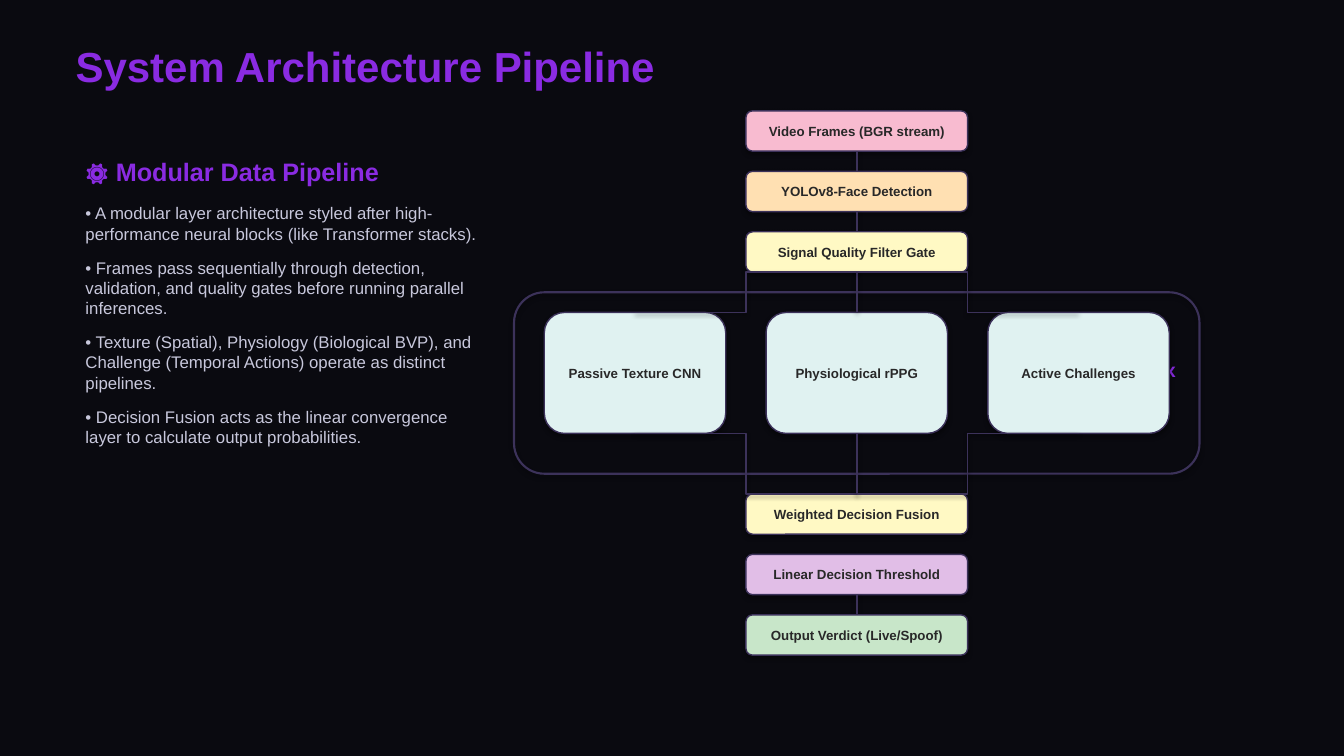
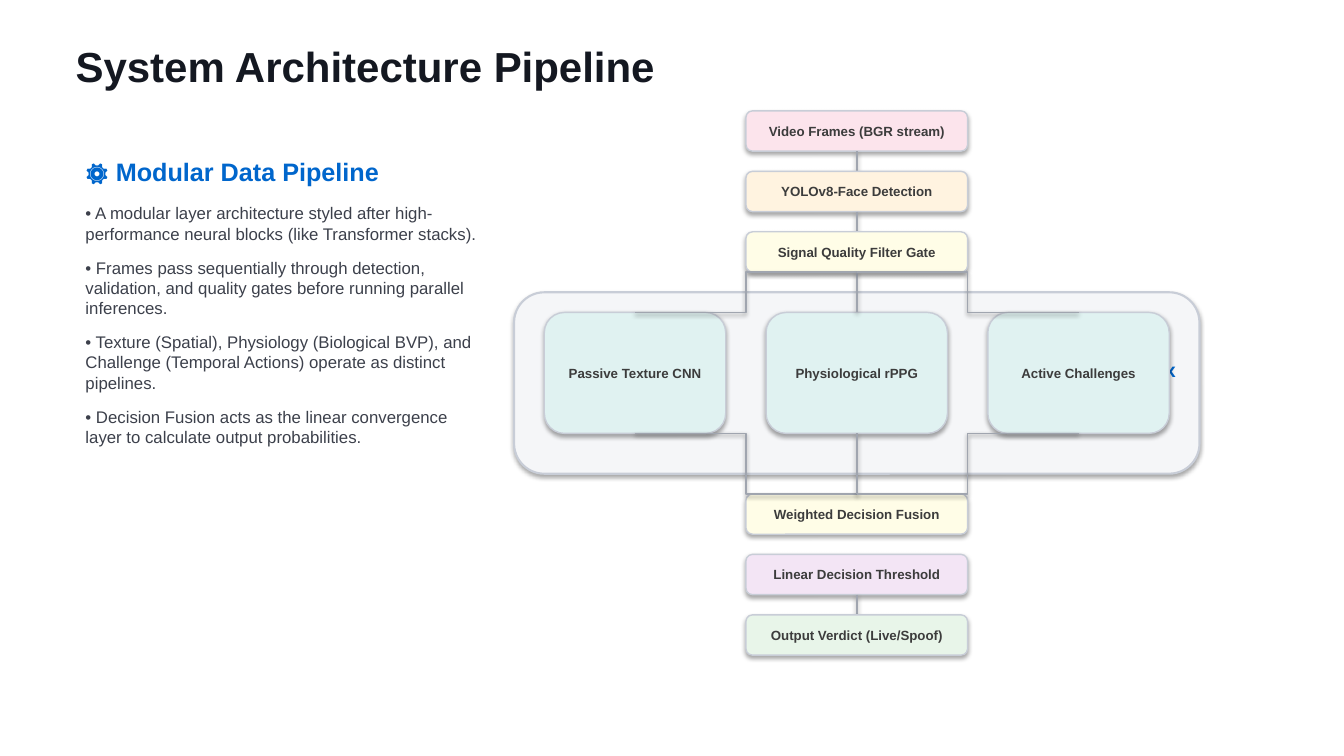
Before and after one commit to sthavirpunwatkar/SHIELD-Secure-Human-Identity-Liveness-Evaluation-Detection, a slide deck: slide 3 of reports/cdac_project_review.pptx. Drawn at 1344x756 pixels with LibreOffice and Linux fonts; fonts in the diff are those of the drawing. Boxes give left, top, right and bottom in pixels: in the first picture for what was removed or moved away, otherwise in the second. Text is boxed around its words. In the diff, an @@ line names an element or a change of style, - is before the commit and + after.

Commit message:
docs: Change presentation theme to minimal office white, adding bounded pictures on the right side

```diff
--- a/reports/cdac_project_review.pptx
+++ b/reports/cdac_project_review.pptx
@@ background #0A0A10 to #FFFFFF @@
@@ text "System Architecture Pipeline" at <box>76,51,655,90</box>: text colour #8A2BE2 to #141821 @@
@@ rounded rectangle "Video Frames (BGR stream)" at <box>746,111,968,151</box>: text colour #282828 to #3C3C3C; fill #F8BBD0 to #FCE4EC; outline #3C325A 1 pt to #C8CDD7 1 pt @@
@@ text "⚙️ Modular Data Pipeline" at <box>85,162,476,447</box>: text colour #8A2BE2 to #0066CC in "⚙️ Modular Data Pipeline"; text colour #C8C8DC to #3C404B @@
@@ rounded rectangle "YOLOv8-Face Detection" at <box>746,171,968,212</box>: text colour #282828 to #3C3C3C; fill #FFE0B2 to #FFF3E0; outline #3C325A 1 pt to #C8CDD7 1 pt @@
@@ line (857, 151) - (857, 171): stroke #3C325A 1.2 pt to #A0A5AF 1.2 pt @@
@@ rounded rectangle "Signal Quality Filter Gate" at <box>746,232,968,272</box>: text colour #282828 to #3C3C3C; fill #FFF9C4 to #FFFDE7; outline #3C325A 1 pt to #C8CDD7 1 pt @@
@@ line (857, 212) - (857, 232): stroke #3C325A 1.2 pt to #A0A5AF 1.2 pt @@
@@ rounded rectangle at <box>514,292,1200,474</box>: fill none to #F5F6F8; outline #3C325A 1.5 pt to #C8CDD7 1.5 pt @@
@@ elbow line (857, 272) - (635, 313): stroke #3C325A 1.2 pt to #A0A5AF 1.2 pt @@
@@ line (857, 272) - (857, 313): stroke #3C325A 1.2 pt to #A0A5AF 1.2 pt @@
@@ elbow line (857, 272) - (1079, 313): stroke #3C325A 1.2 pt to #A0A5AF 1.2 pt @@
@@ text colour #282828 to #3C3C3C; outline #3C325A 1 pt to #C8CDD7 1 pt in 3 elements at <box>544,313,726,434</box>, <box>766,313,948,434</box>, <box>988,313,1170,434</box> @@
@@ text "3x" at <box>1154,362,1176,382</box>: text colour #8A2BE2 to #0066CC @@
@@ elbow line (635, 434) - (857, 494): stroke #3C325A 1.2 pt to #A0A5AF 1.2 pt @@
@@ line (857, 434) - (857, 494): stroke #3C325A 1.2 pt to #A0A5AF 1.2 pt @@
@@ elbow line (1079, 434) - (857, 494): stroke #3C325A 1.2 pt to #A0A5AF 1.2 pt @@
@@ rounded rectangle "Weighted Decision Fusion" at <box>746,494,968,534</box>: text colour #282828 to #3C3C3C; fill #FFF9C4 to #FFFDE7; outline #3C325A 1 pt to #C8CDD7 1 pt @@
@@ rounded rectangle "Linear Decision Threshold" at <box>746,555,968,595</box>: text colour #282828 to #3C3C3C; fill #E1BEE7 to #F3E5F5; outline #3C325A 1 pt to #C8CDD7 1 pt @@
@@ line (857, 595) - (857, 615): stroke #3C325A 1.2 pt to #A0A5AF 1.2 pt @@
@@ rounded rectangle "Output Verdict (Live/Spoof)" at <box>746,615,968,655</box>: text colour #282828 to #3C3C3C; fill #C8E6C9 to #E8F5E9; outline #3C325A 1 pt to #C8CDD7 1 pt @@
```
Also in this commit, not shown: 6 other slides changed, 4 other files.
